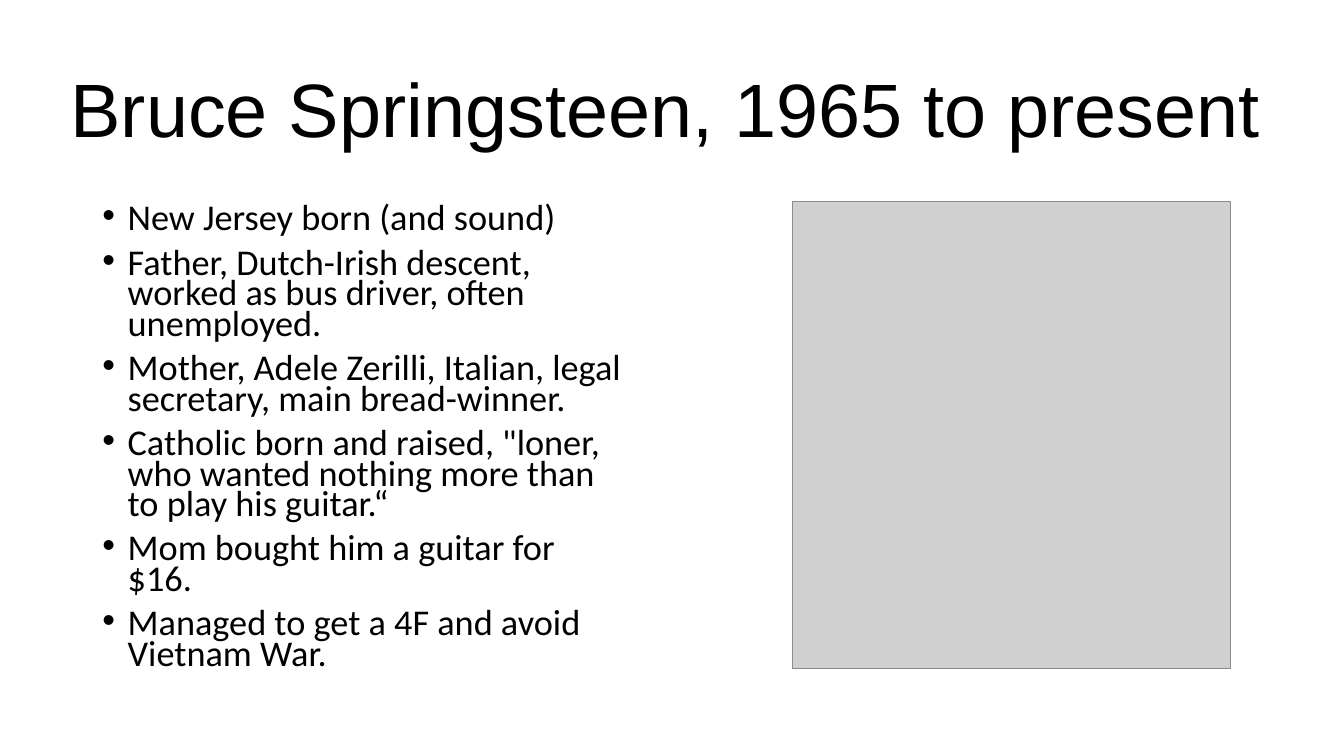
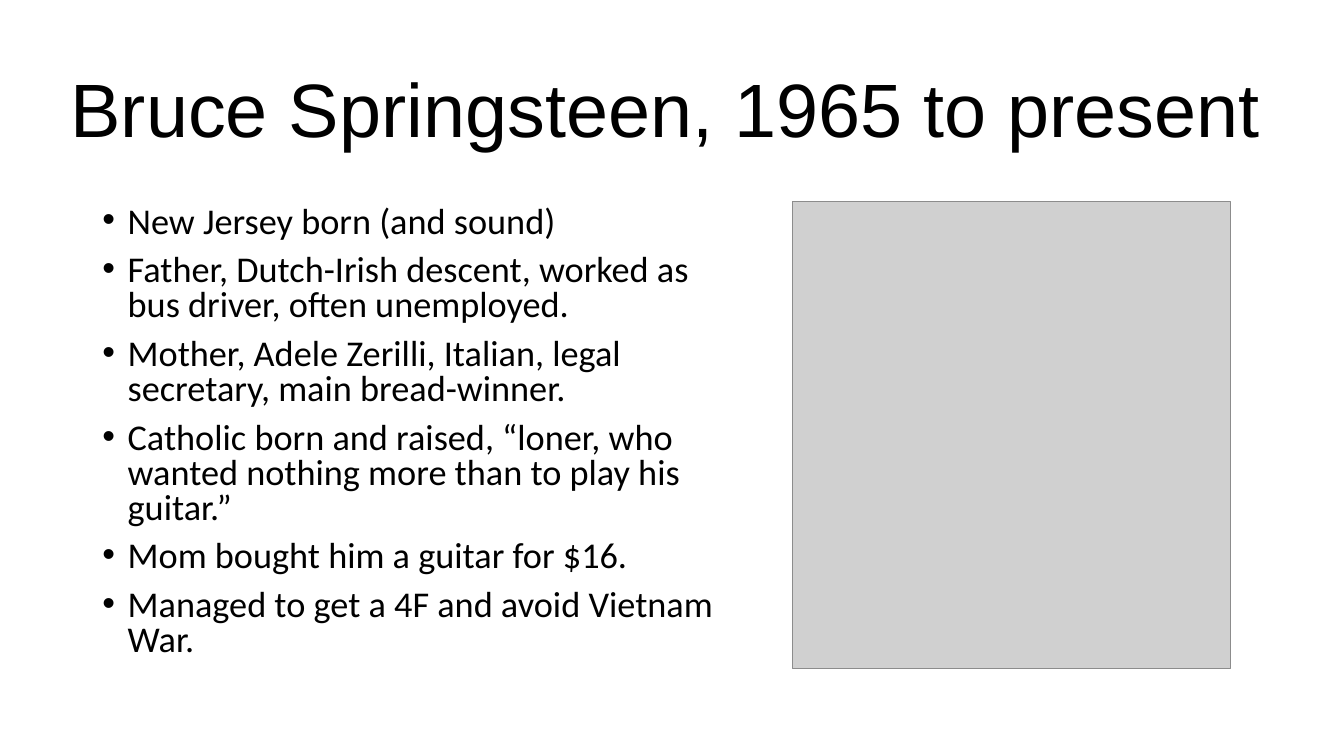
Before and after one commit to mrbaker1917/website, a slide deck: slide 4 of ASMU432/ppts/Early1980s.pptx. Drawn at 1344x756 pixels with LibreOffice and Linux fonts; fonts in the diff are those of the drawing; grey boxes stand for pictures; background and template pictures are left out. Boxes give left, top, right and bottom in pixels: in the first picture for what was removed or moved away, otherwise in the second. Text is boxed around its words. In the diff, an @@ line names an element or a change of style, - is before the commit and + after.

```diff
--- a/ASMU432/ppts/Early1980s.pptx
+++ b/ASMU432/ppts/Early1980s.pptx
@@ text at (128, 207, 713, 653): line spacing 0.7 to 0.8 @@
@@ text at (128, 424, 680, 527): text changed @@
-• Catholic born and raised, "loner, who wanted nothing more than to play his guitar.“
+• Catholic born and raised, “loner, who wanted nothing more than to play his guitar.”
```
Also in this commit, not shown: 1 other slide changed, 30 other files.
